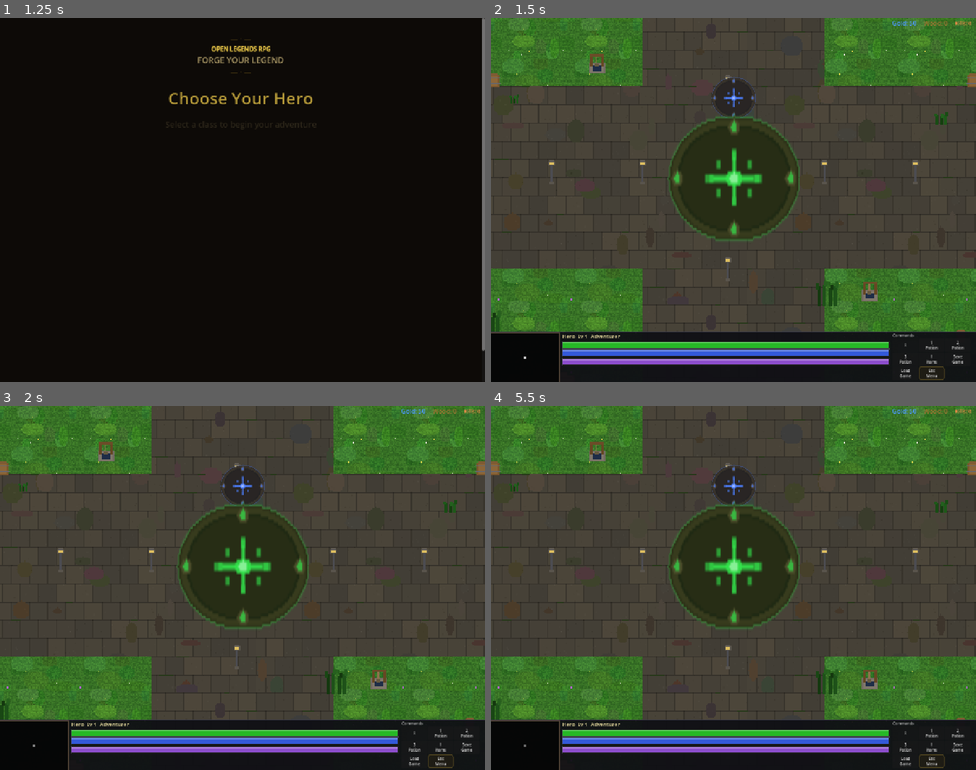
Above: before the commit, frames 1-4 (two rows, left to right).
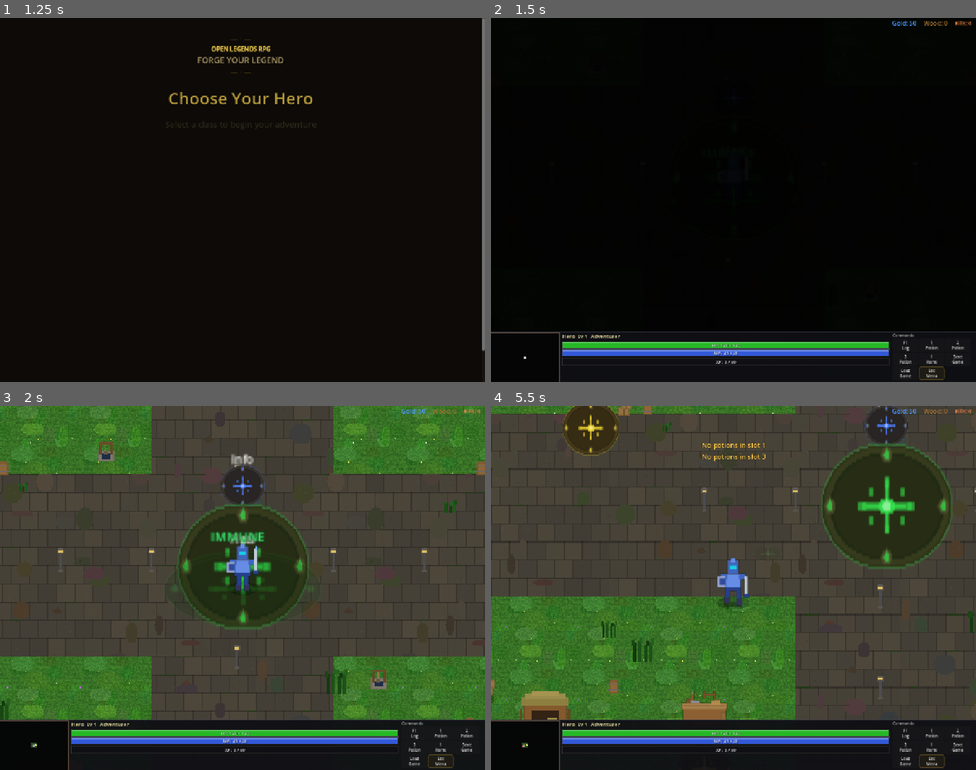
Above: after the commit, the same moments.

Repository: slxny/legends-open-rpg
Game: Godot game, scene res://scenes/main.tscn
Same seed, same stepped clock (60 frames per second), same inputs: the game is played once before the commit and once after it.
Inputs (mouse positions are in pixels of both pictures, inside the frame that each line leads up to):
- Up to frame 1 (1.25 s): tap Enter at 0.5 s; move the mouse to (349, 181) at 0.52 s; hold D (move_right) from 0.53 s (still down); hold Q (ability_1) from 0.53 s (still down); click (349, 181) at 0.67 s
- Up to frame 2 (1.5 s): release D (move_right) at 1.25 s; release Q (ability_1) at 1.25 s; tap Space (attack) at 1.25 s; drag from (636, 218) to (709, 272) at 1.27 s
- Up to frame 3 (2 s): no input
- Up to frame 4 (5.5 s): move the mouse to (524, 744) at 2.02 s; hold D (move_right) 2.03-2.75 s; hold Space (attack) 2.03-2.75 s; click (524, 744) at 2.17 s; drag from (709, 660) to (733, 486) at 2.77 s; move the mouse to (879, 642) at 3.52 s; hold A (move_left) 3.53-4.25 s; tap 1 at 3.6 s; drag from (588, 533) to (733, 588) at 4.27 s; move the mouse to (757, 588) at 5.02 s; hold S (move_down) from 5.03 s (still down); tap 3 at 5.1 s; click (757, 588) at 5.17 s

Frame 1 is identical in both runs. In frame 2, 87% of the frame differs, in the area x 0-100%, y 0-96%; in frame 3, 2.2%; in frame 4, 47%.
Error before the commit: Parse Error: Could not preload resource script "res://scenes/enemies/enemy.gd". (res://scenes/player/player.gd:2882)
Error after the commit: Invalid assignment of property or key '_mobile_potion_btns' with value of type 'Array' on a base object of type 'CharacterBody2D (player.gd)'. (res://scenes/ui…

Commit message:
Fix duplicate var declaration crash and empty nearby-enemies cache
- enemy.gd: duplicate `var dist_sq` in _process_attack caused GDScript parse
  error, preventing the scene from loading at all
- player.gd: _nearby_enemies cache was iterating itself after clear (replace_all
  accidentally hit the cache-rebuild loop too) — now correctly queries the group
- enemy separation push: fix magnitude formula to use diff * strength / radius

https://claude.ai/code/session_01DfmE9dPhPshpUJaQDKzSV1

Diff:
--- a/scenes/enemies/enemy.gd
+++ b/scenes/enemies/enemy.gd
@@ -491,24 +491,18 @@
 		var diff = pos - other.global_position
 		var dist_sq = diff.length_squared()
 		if dist_sq < check_radius_sq and dist_sq > 0.1:
-			# Approximate inverse-linear falloff without sqrt/normalized:
-			# strength ~ (1 - dist/radius) * 150, direction ~ diff/dist
-			# Combined: diff * (150 / dist) * (1 - dist/radius)
-			#         = diff * 150 * (1/dist - 1/radius)
-			#         ≈ diff * 150 * (1/dist_sq^0.5 - inv_radius)
-			# Use dist_sq ratio for cheaper approximation:
-			var ratio = dist_sq / check_radius_sq  # 0..1 (closer = smaller)
-			var strength = (1.0 - ratio) * 150.0  # quadratic falloff (close enough)
-			push += diff * (strength / dist_sq)  # diff/dist_sq approximates normalized/dist
+			# Push strength falls off with distance; direction from diff/dist_sq
+			# is slightly biased toward closer enemies (intentional — stronger repel)
+			var strength = (1.0 - dist_sq / check_radius_sq) * 150.0
+			push += diff * (strength / check_radius)
 	# Push away from the player to prevent piling on top of them
 	if is_instance_valid(target):
 		var player_diff = pos - target.global_position
 		var player_dist_sq = player_diff.length_squared()
 		var player_push_radius_sq: float = 900.0  # 30.0 * 30.0
 		if player_dist_sq < player_push_radius_sq and player_dist_sq > 0.1:
-			var ratio = player_dist_sq / player_push_radius_sq
-			var player_strength = (1.0 - ratio) * 200.0
-			push += player_diff * (player_strength / player_dist_sq)
+			var strength = (1.0 - player_dist_sq / player_push_radius_sq) * 200.0
+			push += player_diff * (strength / 30.0)
 	# Softer cap during attack so combat positioning isn't disrupted
 	var max_push = 70.0 if in_attack else 120.0
 	var max_push_sq = max_push * max_push
@@ -568,15 +562,15 @@
 
 	# Keep enemies spread apart and maintain comfortable combat distance
 	var sep = _get_separation_push(true)
-	var dist_sq = to_target.length_squared()
+	var to_target_dist_sq = to_target.length_squared()
 	var ideal_dist = stats.attack_range * 0.85
 	var ideal_dist_sq = ideal_dist * ideal_dist
 	var move_toward = Vector2.ZERO
-	if dist_sq > 0.01:
+	if to_target_dist_sq > 0.01:
 		var ideal_plus_5_sq = (ideal_dist + 5.0) * (ideal_dist + 5.0)
 		# Only compute sqrt when we actually need to adjust position
-		if dist_sq < ideal_dist_sq or dist_sq > ideal_plus_5_sq:
-			var dist = sqrt(dist_sq)
+		if to_target_dist_sq < ideal_dist_sq or to_target_dist_sq > ideal_plus_5_sq:
+			var dist = sqrt(to_target_dist_sq)
 			var dir_to_target = to_target / dist  # normalized without second sqrt
 			if dist < ideal_dist:
 				move_toward = -dir_to_target * stats.move_speed * 0.15
@@ -587,7 +581,7 @@
 			sep = perp * sep.dot(perp)
 		else:
 			# In ideal range — just project separation perpendicular
-			var inv_dist = 1.0 / sqrt(dist_sq)
+			var inv_dist = 1.0 / sqrt(to_target_dist_sq)
 			var dir_to_target = to_target * inv_dist
 			var perp = Vector2(-dir_to_target.y, dir_to_target.x)
 			sep = perp * sep.dot(perp)
--- a/scenes/player/player.gd
+++ b/scenes/player/player.gd
@@ -413,7 +413,7 @@
 		_nearby_enemies_timer = NEARBY_ENEMIES_INTERVAL
 		_nearby_enemies.clear()
 		var pos = global_position
-		for enemy in _nearby_enemies:
+		for enemy in get_tree().get_nodes_in_group("enemies"):
 			if is_instance_valid(enemy) and not enemy.get("_is_dead") and enemy.has_method("take_damage"):
 				if pos.distance_squared_to(enemy.global_position) < NEARBY_ENEMIES_RADIUS_SQ:
 					_nearby_enemies.append(enemy)
